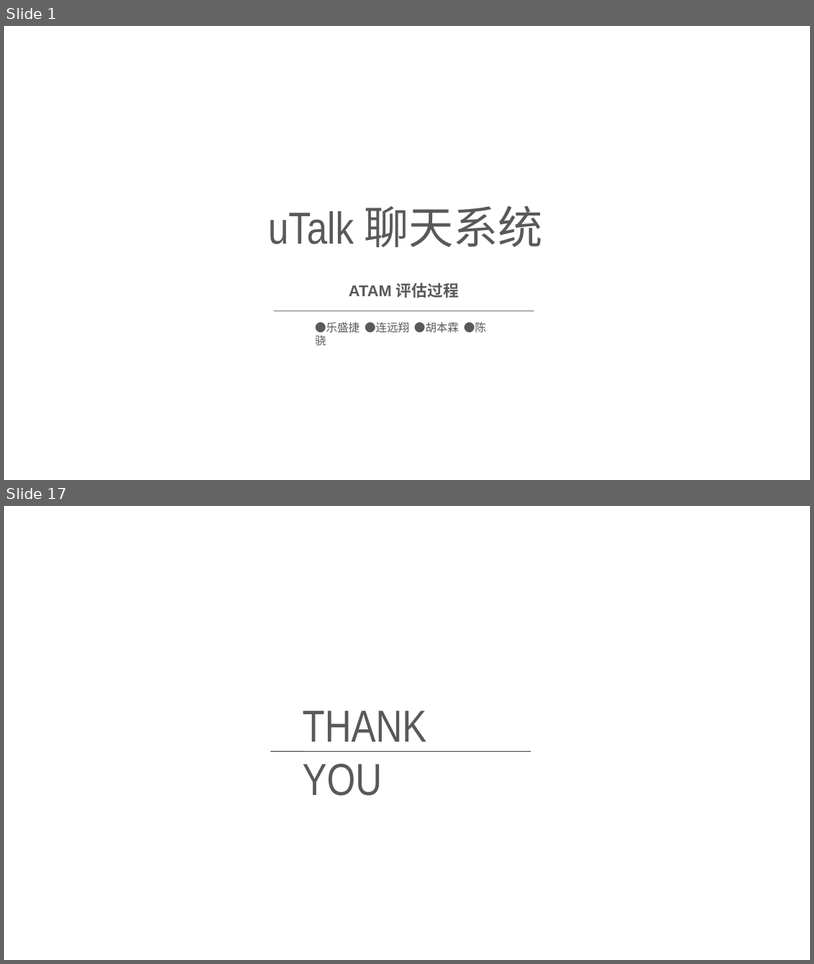
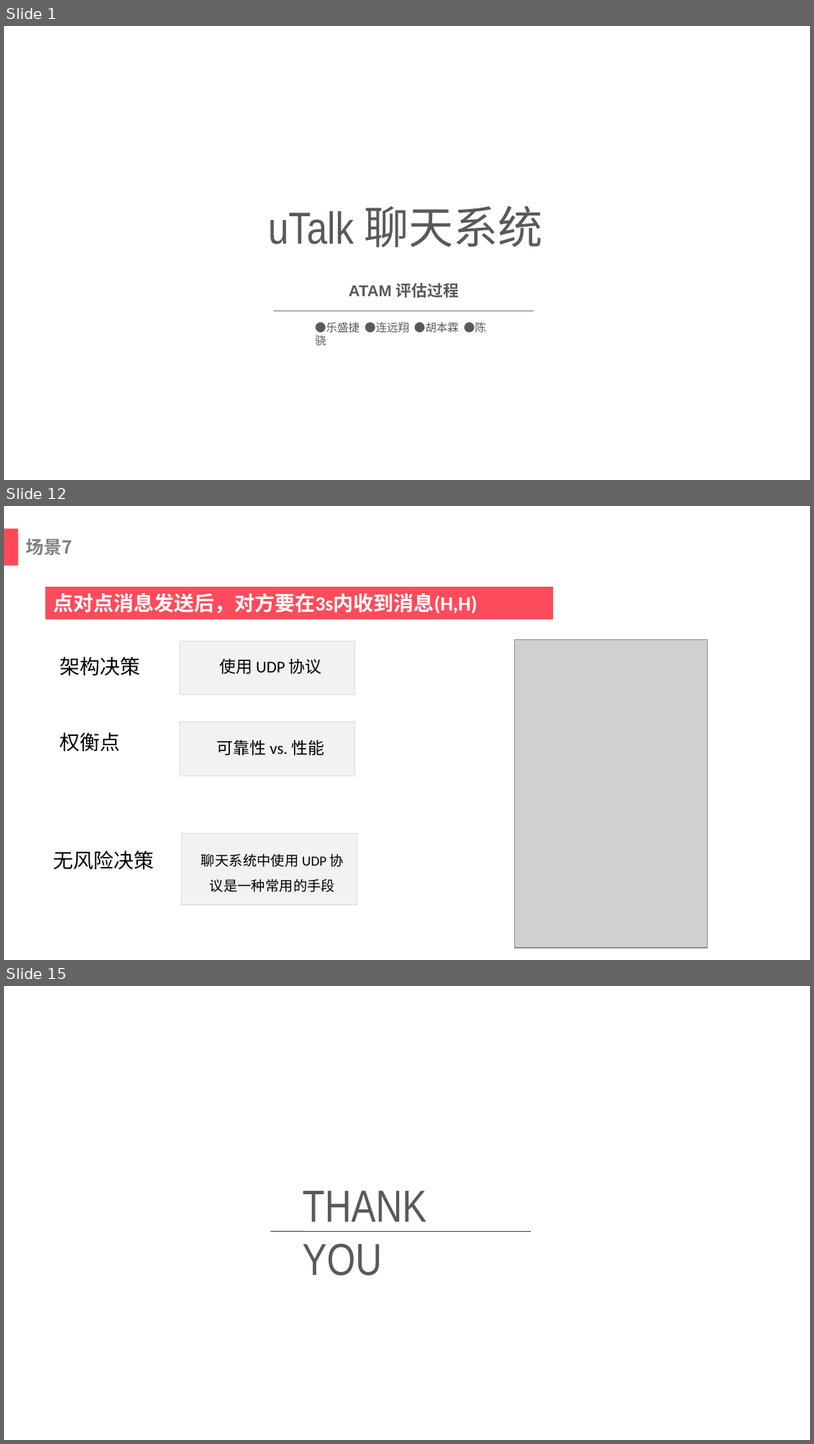
Before and after one commit to Almarduke/ArchitectureBigHomework, a slide deck: PPT/ATAM演示.pptx. Shown one above the other, each under a label of ours: slides 1 and 17 before the commit, slides 1, 12 and 15 after it; the slides between them are not shown. The pictures are 814x964 and 814x1444 pixels, drawn with LibreOffice and Linux fonts; fonts in the diff are those of the drawing; grey boxes stand for pictures; background and template pictures are left out. Boxes give left, top, right and bottom in pixels: in the first picture for what was removed or moved away, otherwise in the second. Text is boxed around its words. In the diff, an @@ line names an element or a change of style, - is before the commit and + after.

```diff
--- a/PPT/ATAM演示.pptx
+++ b/PPT/ATAM演示.pptx
@@ slide 12 added at bbox=[4, 506, 810, 960], background #FFFFFF @@
@@ rectangle added at bbox=[4, 528, 18, 566], fill #FF4957 @@
@@ text added at bbox=[26, 538, 72, 555], 16 pt, text #808080, bold @@
+场景7
@@ rectangle added at bbox=[45, 587, 553, 619], fill #FC4B5B, 18 pt, text #FFFFFF, bold @@
+点对点消息发送后，对方要在3s内收到消息(H,H)
@@ text added at bbox=[59, 656, 140, 676], 18 pt, text #000000 @@
+架构决策
@@ rectangle added at bbox=[180, 641, 355, 695], fill #F2F2F2, outline #D9D9D9 0.75 pt, 14.7 pt, text #000000 @@
+使用 UDP 协议
@@ picture added at bbox=[515, 640, 708, 948] @@
@@ rectangle added at bbox=[180, 721, 355, 775], fill #F2F2F2, outline #D9D9D9 0.75 pt, 14.7 pt, text #000000 @@
+可靠性 vs. 性能
@@ text added at bbox=[59, 732, 120, 752], 18 pt, text #000000 @@
+权衡点
@@ text added at bbox=[53, 850, 154, 870], 18 pt, text #000000 @@
+无风险决策
@@ rectangle added at bbox=[181, 834, 356, 904], fill #F2F2F2, outline #D9D9D9 0.75 pt, 12.5 pt, text #000000 @@
+聊天系统中使用 UDP 协议是一种常用的手段
@@ what was slide 17 is now slide 15 @@
```
Also in this commit, not shown: 5 slides changed, 7 other slides added, 27 slides removed, 1 other file.
